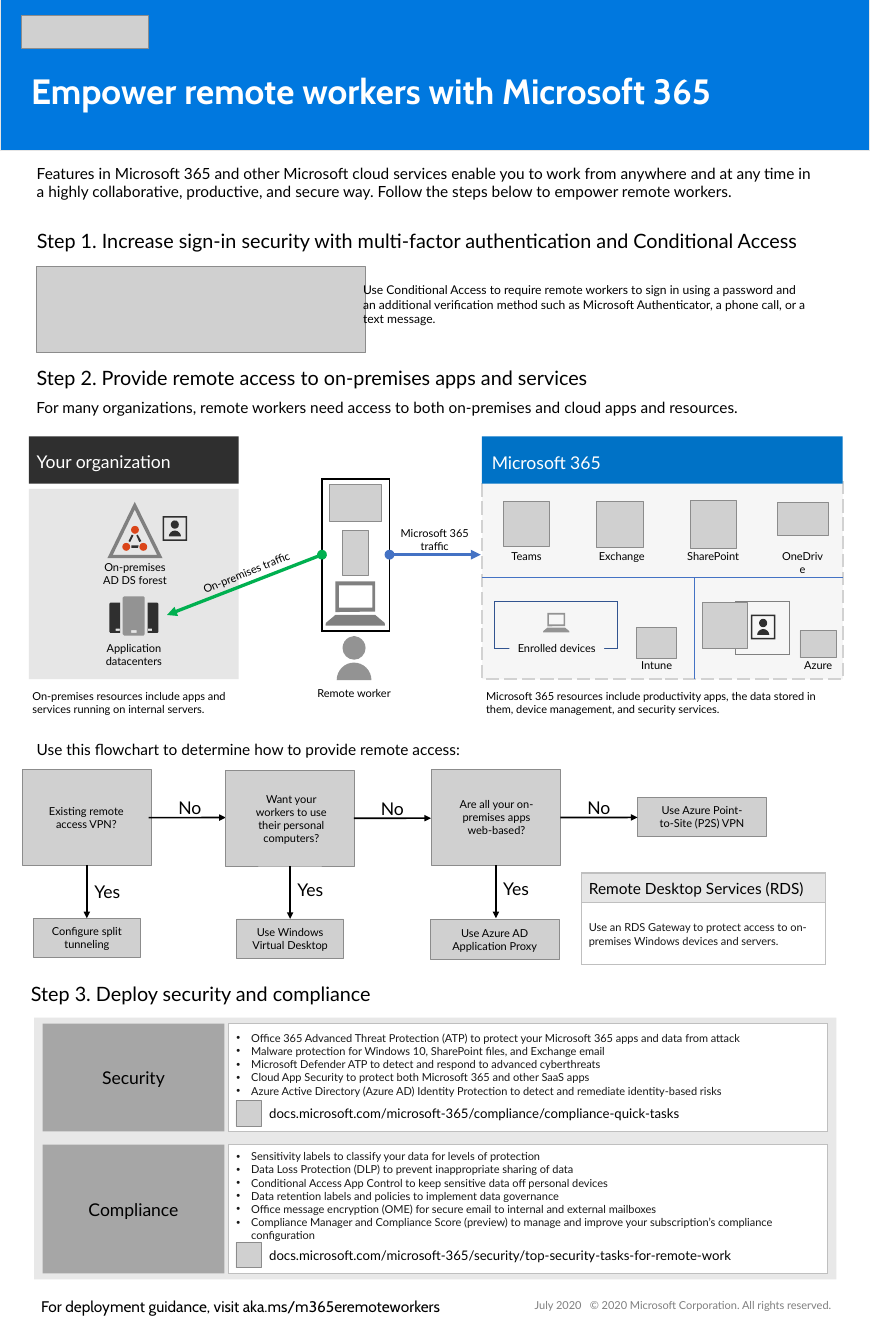
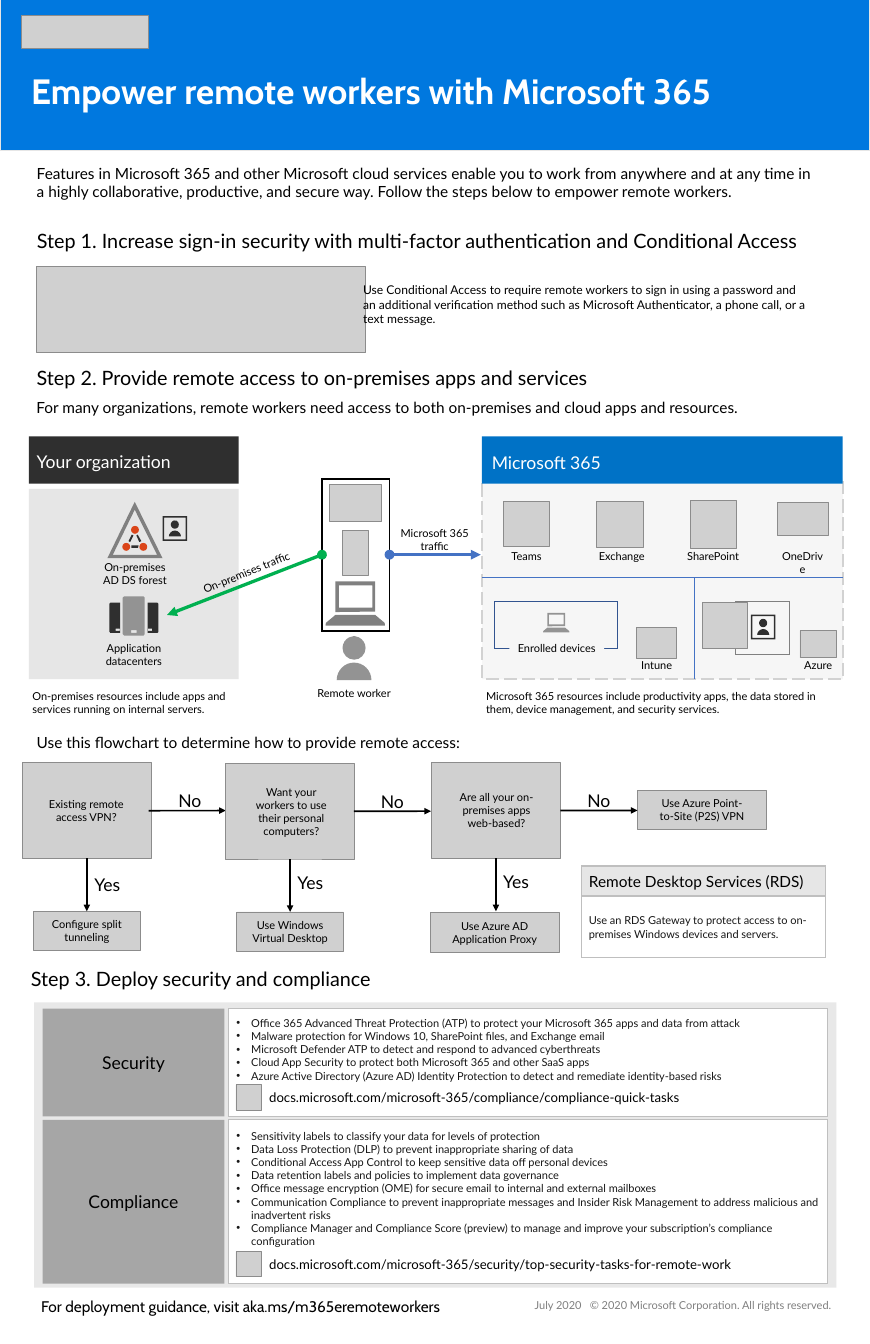
Before and after one commit to MicrosoftDocs/microsoft-365-docs, a slide deck: slide 1 of microsoft-365/downloads/empower-remote-workers.pptx. Drawn at 870x1344 pixels with LibreOffice and Linux fonts; fonts in the diff are those of the drawing; grey boxes stand for pictures; background and template pictures are left out. Boxes give left, top, right and bottom in pixels: in the first picture for what was removed or moved away, otherwise in the second. Text is boxed around its words. In the diff, an @@ line names an element or a change of style, - is before the commit and + after.

Commit message:
Poster updates

```diff
--- a/microsoft-365/downloads/empower-remote-workers.pptx
+++ b/microsoft-365/downloads/empower-remote-workers.pptx
@@ arrow moved from (354, 819) - (431, 819) to (354, 811) - (431, 811) @@
@@ 13 texts, 7 pictures, 5 arrows, 2 rectangles: place and size @@
-13 texts, 7 pictures, 5 arrows, 2 rectangles at box(22, 743, 826, 965)
+13 texts, 7 pictures, 5 arrows, 2 rectangles at box(22, 736, 826, 958)
@@ text "Yes": place and size @@
-text "Yes" at box(297, 883, 323, 896)
+text "Yes" at box(297, 876, 323, 889)
@@ rectangle: place and size @@
-rectangle at box(34, 1018, 836, 1280)
+rectangle at box(34, 1003, 836, 1288)
@@ 2 texts, 2 rectangles, 1 picture: place and size @@
-2 texts, 2 rectangles, 1 picture at box(31, 986, 827, 1132)
+2 texts, 2 rectangles, 1 picture at box(31, 971, 827, 1117)
@@ rectangle "Compliance": place and size @@
-rectangle "Compliance" at box(43, 1145, 225, 1274)
+rectangle "Compliance" at box(43, 1121, 225, 1284)
@@ rectangle "Sensitivity labels to classify your ...": place and size @@
-rectangle "Sensitivity labels to classify your ..." at box(229, 1145, 827, 1274)
+rectangle "Sensitivity labels to classify your ..." at box(229, 1121, 827, 1284)
@@ text in rectangle at box(251, 1198, 819, 1219): paragraph added @@
+• Communication Compliance to prevent inappropriate messages and Insider Risk Management to address malicious and inadvertent risks
@@ picture: place and size @@
-picture at box(236, 1243, 261, 1269)
+picture at box(236, 1252, 261, 1277)
@@ text "docs.microsoft.com/microsoft-365/security/top-security-tasks ...": place and size @@
-text "docs.microsoft.com/microsoft-365/security/top-security-tasks ..." at box(269, 1250, 731, 1263)
+text "docs.microsoft.com/microsoft-365/security/top-security-tasks ..." at box(269, 1259, 731, 1272)
```
Also in this commit, not shown: 1 other file.
